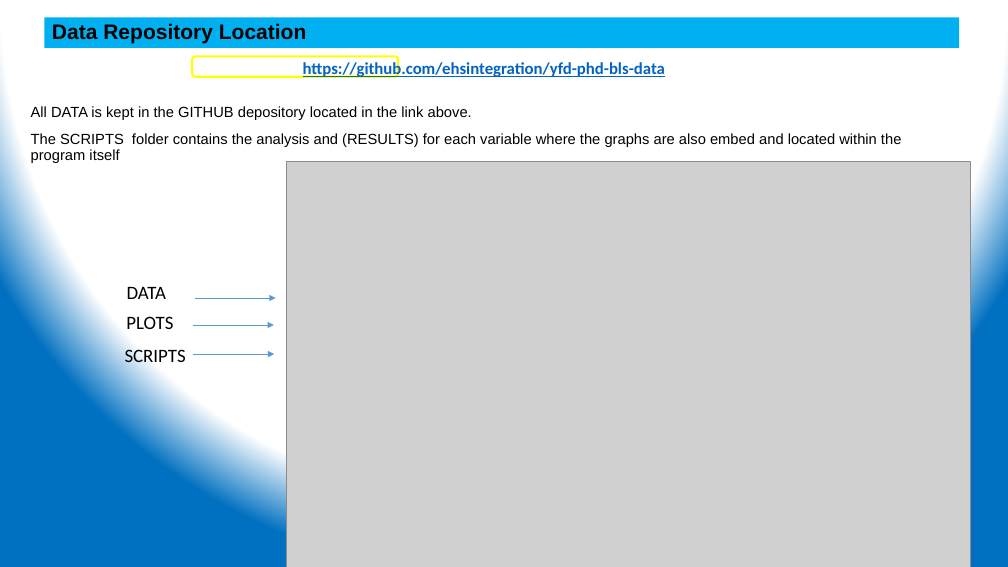
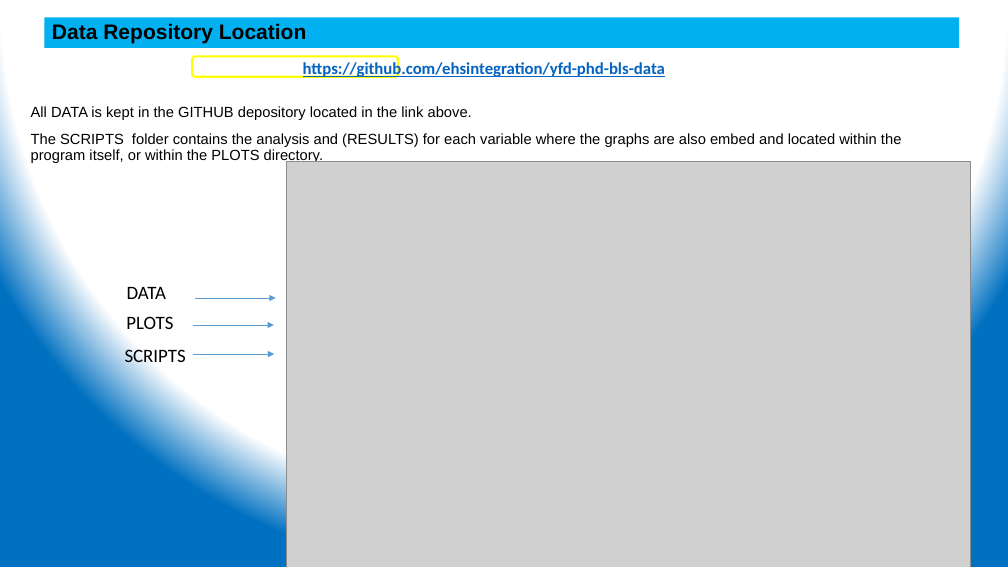
Before and after one commit to ehsintegration/yfd-phd-bls-data, a slide deck: slide 6 of D2-documentation/Data Analysis.pptx. Drawn at 1008x567 pixels with LibreOffice and Linux fonts; fonts in the diff are those of the drawing; grey boxes stand for pictures. Boxes give left, top, right and bottom in pixels: in the first picture for what was removed or moved away, otherwise in the second. Text is boxed around its words. In the diff, an @@ line names an element or a change of style, - is before the commit and + after.

Commit message:
Updated Data Analysis Powerpoint

```diff
--- a/D2-documentation/Data Analysis.pptx
+++ b/D2-documentation/Data Analysis.pptx
@@ text at (31, 133, 901, 163): text changed @@
-The SCRIPTS folder contains the analysis and (RESULTS) for each variable where the graphs are also embed and located within the program itself
+The SCRIPTS folder contains the analysis and (RESULTS) for each variable where the graphs are also embed and located within the program itself, or within the PLOTS directory.
```
Also in this commit, not shown: 4 other slides changed.
